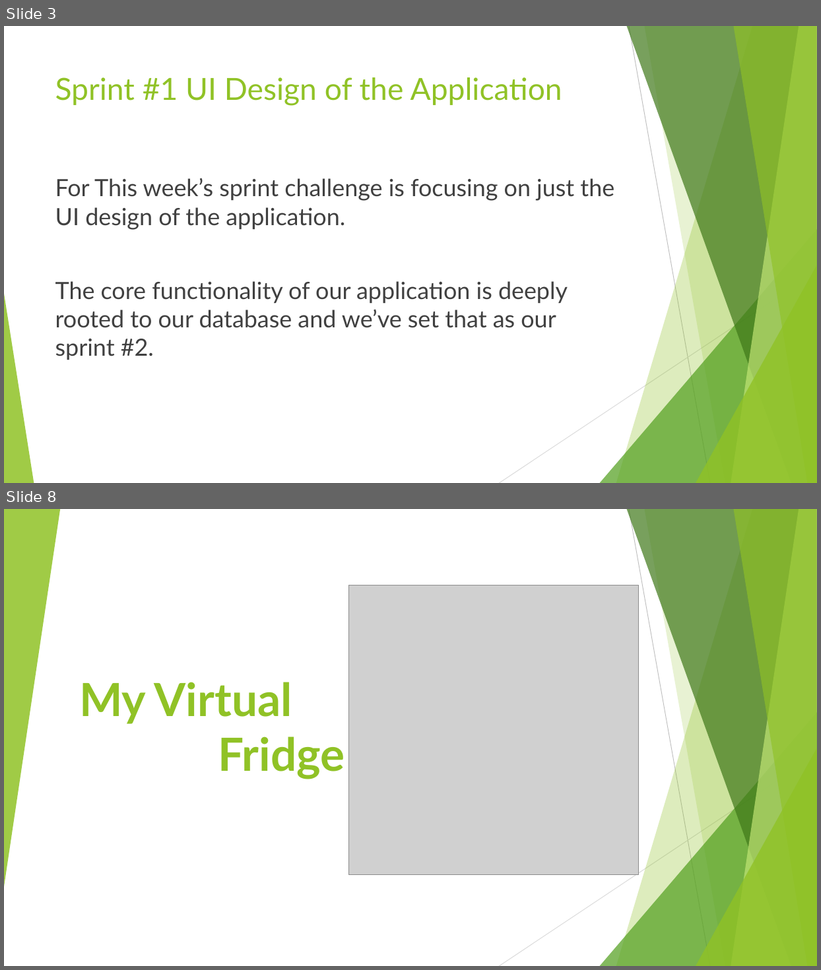
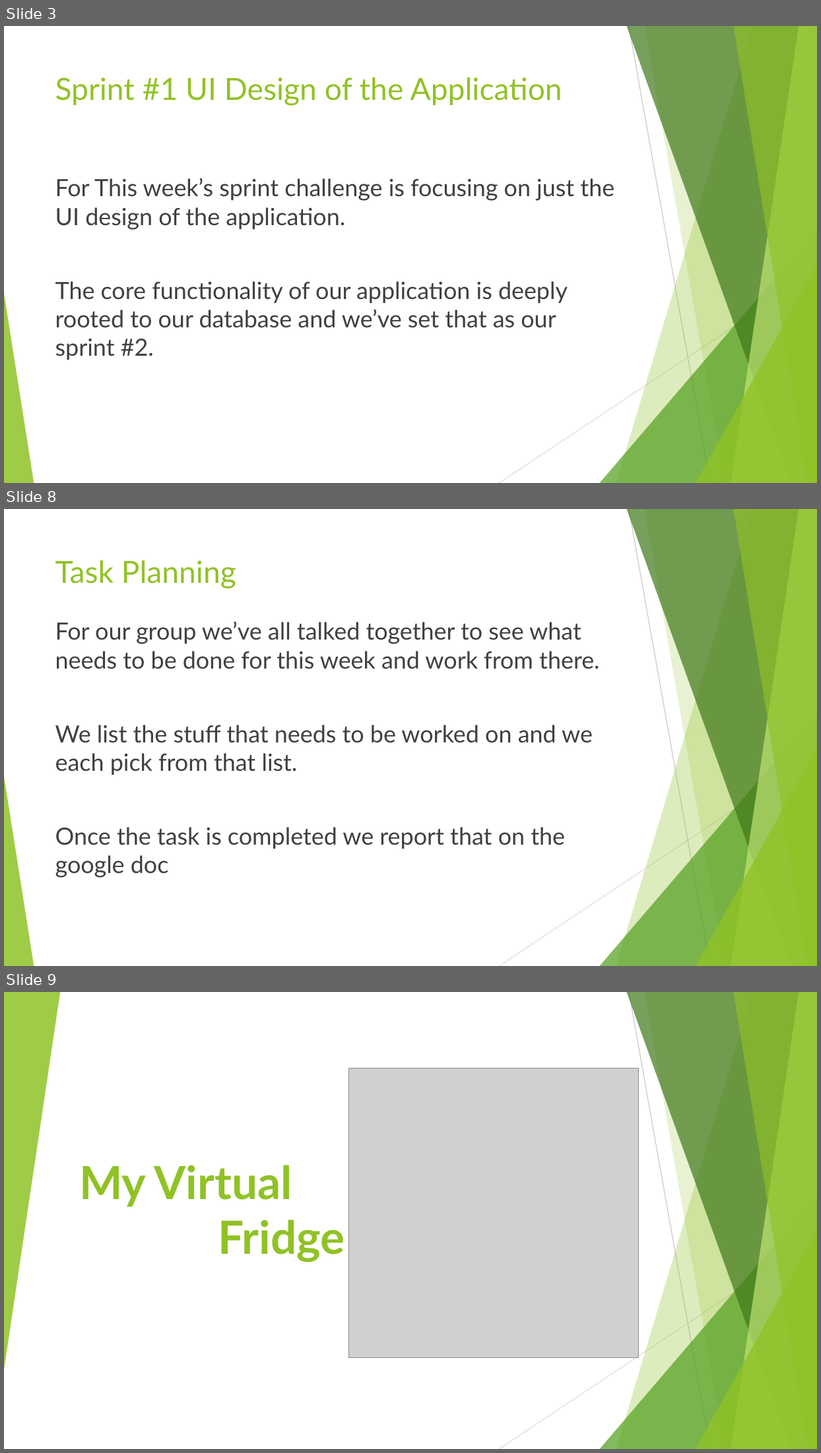
Before and after one commit to AustinBCIT/MVF, a slide deck: Friday May 12th Presentation.pptx. Shown one above the other, each under a label of ours: slides 3 and 8 before the commit, slides 3, 8 and 9 after it; the slides between them are not shown. The pictures are 821x970 and 821x1453 pixels, drawn with LibreOffice and Linux fonts; fonts in the diff are those of the drawing; grey boxes stand for pictures. Boxes give left, top, right and bottom in pixels: in the first picture for what was removed or moved away, otherwise in the second. Text is boxed around its words. In the diff, an @@ line names an element or a change of style, - is before the commit and + after.

```diff
--- a/Friday May 12th Presentation.pptx
+++ b/Friday May 12th Presentation.pptx
@@ slide 8 added at (4, 509, 817, 966), background #FFFFFF; not listed: 10 template elements that a slide beside it also shows @@
@@ title added at (55, 560, 236, 589), 36 pt, text #90C226 @@
+Task Planning
@@ text added at (55, 621, 600, 878), 28 pt, text #404040 @@
+For our group we’ve all talked together to see what needs to be done for this week and work from there.
+We list the stuff that needs to be worked on and we each pick from that list.
+Once the task is completed we report that on the google doc
@@ what was slide 8 is now slide 9 @@
```
Also in this commit, not shown: 3 slides changed, 1 other slide added, 1 slide removed.
